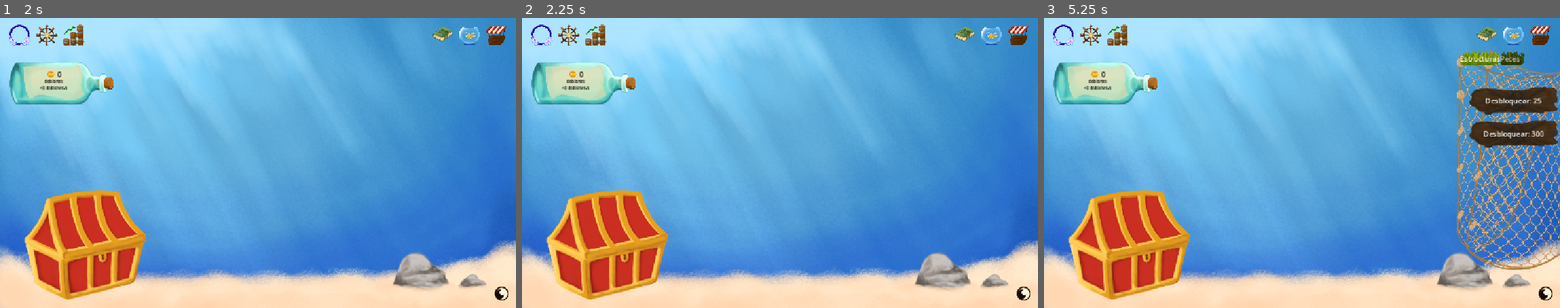
Above: before the commit, frames 1-3 (left to right).
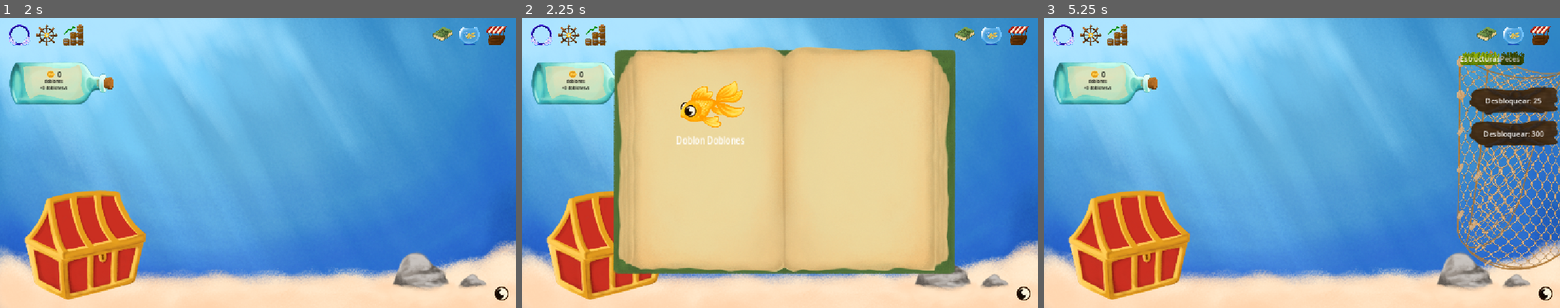
Above: after the commit, the same moments.

Repository: Niett204/fish-clicks
Game: Godot game, scene res://scenes/main.tscn
Two runs of this game, one before a commit and one after it. Both use one fixed random seed, a clock stepped at 60 frames per second and the inputs below.
Inputs (mouse positions are in pixels of both pictures, inside the frame that each line leads up to):
- Up to frame 1 (2 s): click (20, 35) at 0.5 s; click (72, 35) at 1.25 s
- Up to frame 2 (2.25 s): click (965, 35) at 2 s
- Up to frame 3 (5.25 s): click (1054, 26) at 2.77 s; click (1054, 26) at 3.52 s; click (1513, 35) at 4.25 s; click (1539, 35) at 5 s

Frame 1 is identical in both runs. In frame 2, 51% of the frame differs, in the area x 17-88%, y 6-89%; in frame 3, nothing differs.

Commit message:
Primeros pasos
Añadido el libro, el pez y la estructura general. Funciona solo el botón de abrir la enciclopedia.

Diff:
--- a/client/fish-clicks-main/scenes/main.gd
+++ b/client/fish-clicks-main/scenes/main.gd
@@ -5,9 +5,12 @@
 @export var dps_per_fish: float = 1.0
 @export var shop_item_card_scene: PackedScene
 
-@onready var coins_label: Label = $UI/Root/HUD/LeftInfoPanel/VBoxContainer/HBoxContainer/DoblonesLabel
 @onready var shop_panel: Control = $UI/Root/HUD/TiendaPanel
 @onready var btn_shop_icon: TextureButton = $UI/Root/HUD/TopBar/RightGroup/BtnShop
+@onready var encyclopedia_panel: Control = $UI/Root/HUD/EncyclopediaPanel
+@onready var btn_encyclopedia_icon: TextureButton = $UI/Root/HUD/TopBar/RightGroup/BtnEncyclopedia
+
+@onready var coins_label: Label = $UI/Root/HUD/LeftInfoPanel/VBoxContainer/HBoxContainer/DoblonesLabel
 @onready var chest: Area2D = $Cofre
 @onready var chest_sprite: Sprite2D = $Cofre/Sprite2D
 @onready var fish_layer = $PecesLayer
@@ -81,6 +84,9 @@
 var shop_tween: Tween
 var shop_x_open: float
 var shop_x_closed: float
+
+var encyclopedia_open := false
+
 var _block_info_hover := false
 var hud_visible := true
 
@@ -96,6 +102,7 @@
 		unlocked[id] = int(ITEMS[id].get("unlock_price", 0)) == 0
 		lifetime_generated[id] = 0.0
 	shop_panel.visible = false
+	encyclopedia_panel.visible = false
 	chest_base_scale = chest_sprite.scale
 
 	btn_hide.pressed.connect(func():
@@ -108,6 +115,11 @@
 		toggle_shop()
 	)
 
+	btn_encyclopedia_icon.pressed.connect(func():
+		play_squish(btn_encyclopedia_icon)
+		toggle_encyclopedia()
+	)
+
 	tab_container.tab_changed.connect(_on_tab_changed)
 	_update_chest_sprite_by_level()
 	chest.clicked.connect(_on_chest_clicked)
@@ -140,6 +152,10 @@
 func toggle_shop() -> void:
 	shop_open = !shop_open
 
+	if shop_open:
+		encyclopedia_open = false
+		encyclopedia_panel.visible = false
+
 	if not shop_open and info_panel:
 		info_panel.request_hide()
 
@@ -152,6 +168,18 @@
 
 	if shop_open:
 		_on_tab_changed(tab_container.current_tab)
+
+
+func toggle_encyclopedia() -> void:
+	encyclopedia_open = !encyclopedia_open
+	if encyclopedia_open:
+		shop_open = false
+		if info_panel:
+			info_panel.request_hide()
+		if shop_tween:
+			shop_tween.kill()
+		shop_panel.position.x = shop_x_closed
+	encyclopedia_panel.visible = encyclopedia_open
 
 func _on_tab_changed(tab: int) -> void:
 	_block_info_hover = true
--- a/client/fish-clicks-main/scenes/main.tscn
+++ b/client/fish-clicks-main/scenes/main.tscn
@@ -19,7 +19,9 @@
 [ext_resource type="Texture2D" uid="uid://cn5n3a2h1n5m3" path="res://assets/misc/doblon_frontal.png" id="14_dp3eg"]
 [ext_resource type="Texture2D" uid="uid://tyjvk13keej5" path="res://assets/ui/alga.png" id="18_yc10j"]
 [ext_resource type="Texture2D" uid="uid://bf4pt3ldg3d0c" path="res://assets/ui/bandera.png" id="19_0ld40"]
+[ext_resource type="Texture2D" uid="uid://casgo8fwtfcga" path="res://assets/ui/libro_abierto.png" id="20_yc10j"]
 [ext_resource type="Texture2D" uid="uid://cxeimq0em71f1" path="res://assets/ui/iconos/icono_hud_abierto.png" id="21_jscy8"]
+[ext_resource type="Texture2D" uid="uid://caccnasaooopc" path="res://assets/peces/doblon.png" id="21_pm3ni"]
 
 [sub_resource type="RectangleShape2D" id="RectangleShape2D_tefeu"]
 size = Vector2(268, 237)
@@ -427,6 +429,117 @@
 layout_mode = 2
 theme_override_font_sizes/font_size = 8
 
+[node name="EncyclopediaPanel" type="Control" parent="UI/Root/HUD" unique_id=1060261240]
+anchors_preset = 0
+offset_right = 40.0
+offset_bottom = 40.0
+
+[node name="FondoLibro" type="TextureRect" parent="UI/Root/HUD/EncyclopediaPanel" unique_id=1443498219]
+layout_mode = 1
+anchors_preset = 15
+anchor_right = 1.0
+anchor_bottom = 1.0
+offset_left = 182.0
+offset_top = -100.99999
+offset_right = 182.0
+offset_bottom = -100.99999
+grow_horizontal = 2
+grow_vertical = 2
+scale = Vector2(20.212515, 20.870224)
+texture = ExtResource("20_yc10j")
+expand_mode = 4
+stretch_mode = 5
+
+[node name="PaginaIzq" type="Control" parent="UI/Root/HUD/EncyclopediaPanel/FondoLibro" unique_id=152406354]
+anchors_preset = 0
+offset_left = 3.56215
+offset_top = 8.672643
+offset_right = 19.542347
+offset_bottom = 32.151066
+
+[node name="TagRarezaIzq" type="Label" parent="UI/Root/HUD/EncyclopediaPanel/FondoLibro/PaginaIzq" unique_id=1116185472]
+layout_mode = 0
+offset_top = -16.674473
+offset_right = 13.0
+offset_bottom = 6.325527
+
+[node name="PezIzq" type="TextureRect" parent="UI/Root/HUD/EncyclopediaPanel/FondoLibro/PaginaIzq" unique_id=479318093]
+custom_minimum_size = Vector2(1, 1)
+layout_mode = 1
+anchors_preset = -1
+anchor_left = 0.25100002
+anchor_top = 0.135
+anchor_right = 0.814
+anchor_bottom = 0.33400002
+offset_left = -1.0920463
+offset_top = -2.2112846
+offset_right = -0.24351025
+offset_bottom = 1.7902317
+texture = ExtResource("21_pm3ni")
+expand_mode = 1
+stretch_mode = 5
+
+[node name="NombrePezIzq" type="Label" parent="UI/Root/HUD/EncyclopediaPanel/FondoLibro/PaginaIzq" unique_id=1065740323]
+layout_mode = 0
+offset_left = 3.8589952
+offset_top = 8.480981
+offset_right = 136.859
+offset_bottom = 31.48098
+scale = Vector2(0.056835253, 0.0751883)
+text = "Doblon Doblones"
+
+[node name="DescripcionIzq" type="RichTextLabel" parent="UI/Root/HUD/EncyclopediaPanel/FondoLibro/PaginaIzq" unique_id=1307602661]
+layout_mode = 0
+offset_top = -16.674473
+offset_right = 13.0
+offset_bottom = -16.674473
+
+[node name="StatIzq" type="Label" parent="UI/Root/HUD/EncyclopediaPanel/FondoLibro/PaginaIzq" unique_id=1988649998]
+layout_mode = 0
+offset_top = -16.674473
+offset_right = 13.0
+offset_bottom = 6.325527
+
+[node name="PaginaDer" type="Control" parent="UI/Root/HUD/EncyclopediaPanel/FondoLibro" unique_id=1791349316]
+anchors_preset = 0
+offset_left = 19.78972
+offset_top = 8.241406
+offset_right = 36.413086
+offset_bottom = 31.767746
+
+[node name="TagRarezaDer" type="Label" parent="UI/Root/HUD/EncyclopediaPanel/FondoLibro/PaginaDer" unique_id=650313653]
+layout_mode = 0
+offset_right = 40.0
+offset_bottom = 23.0
+
+[node name="PezDer" type="TextureRect" parent="UI/Root/HUD/EncyclopediaPanel/FondoLibro/PaginaDer" unique_id=389832240]
+layout_mode = 0
+offset_right = 40.0
+
+[node name="NombrePezDer" type="Label" parent="UI/Root/HUD/EncyclopediaPanel/FondoLibro/PaginaDer" unique_id=1685104519]
+layout_mode = 0
+offset_right = 40.0
+offset_bottom = 23.0
+
+[node name="DescripcionDer" type="RichTextLabel" parent="UI/Root/HUD/EncyclopediaPanel/FondoLibro/PaginaDer" unique_id=311840674]
+layout_mode = 0
+offset_right = 40.0
+
+[node name="StatDer" type="Label" parent="UI/Root/HUD/EncyclopediaPanel/FondoLibro/PaginaDer" unique_id=887499354]
+layout_mode = 0
+offset_right = 40.0
+offset_bottom = 23.0
+
+[node name="BtnAnterior" type="TextureButton" parent="UI/Root/HUD/EncyclopediaPanel" unique_id=930111122]
+layout_mode = 0
+offset_right = 40.0
+offset_bottom = 40.0
+
+[node name="BtnSiguiente" type="TextureButton" parent="UI/Root/HUD/EncyclopediaPanel" unique_id=1640615403]
+layout_mode = 0
+offset_right = 40.0
+offset_bottom = 40.0
+
 [node name="BtnHideHUD" type="TextureButton" parent="UI/Root" unique_id=2090329672]
 custom_minimum_size = Vector2(32, 32)
 layout_mode = 1
Binary file added: client/fish-clicks-main/assets/ui/libro_abierto.png
Not shown, added: client/fish-clicks-main/assets/ui/libro_abierto.png.import
Binary file added: client/fish-clicks-main/scenes/libro_abierto.png
Not shown, added: client/fish-clicks-main/scenes/libro_abierto.png.import
